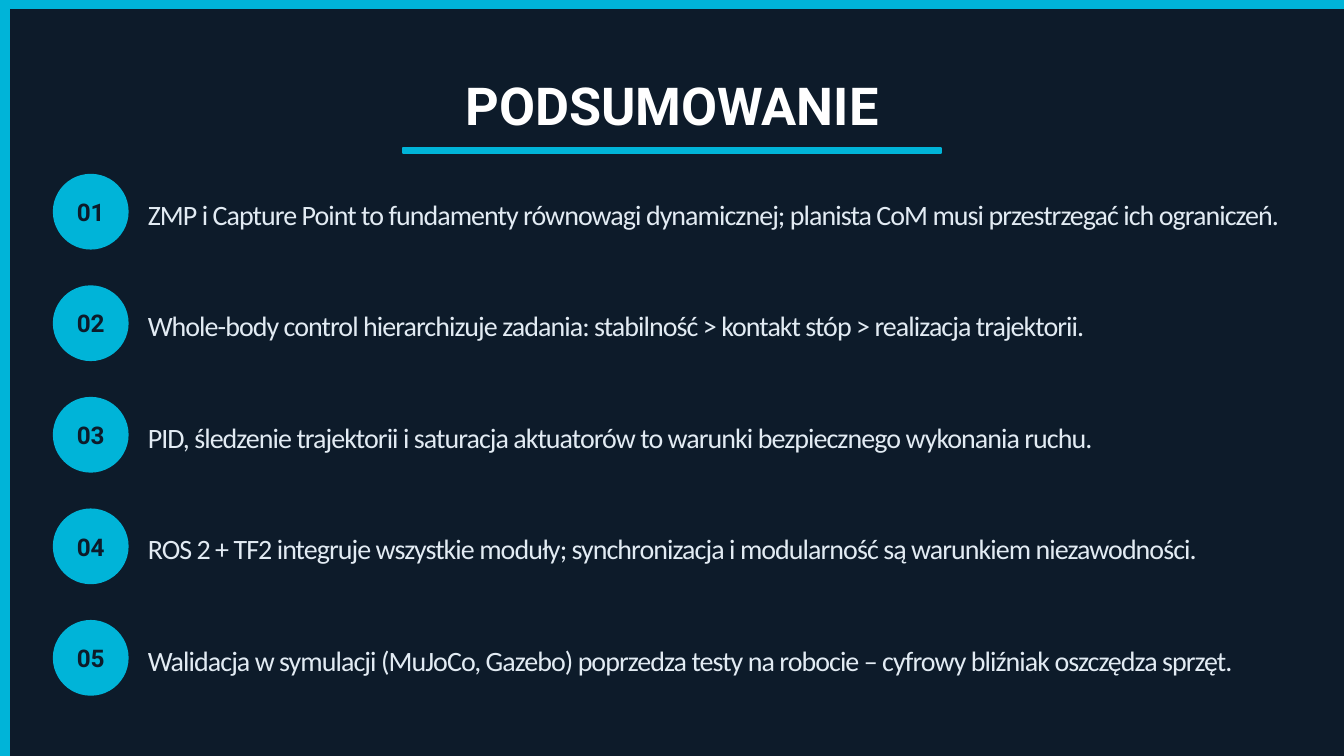
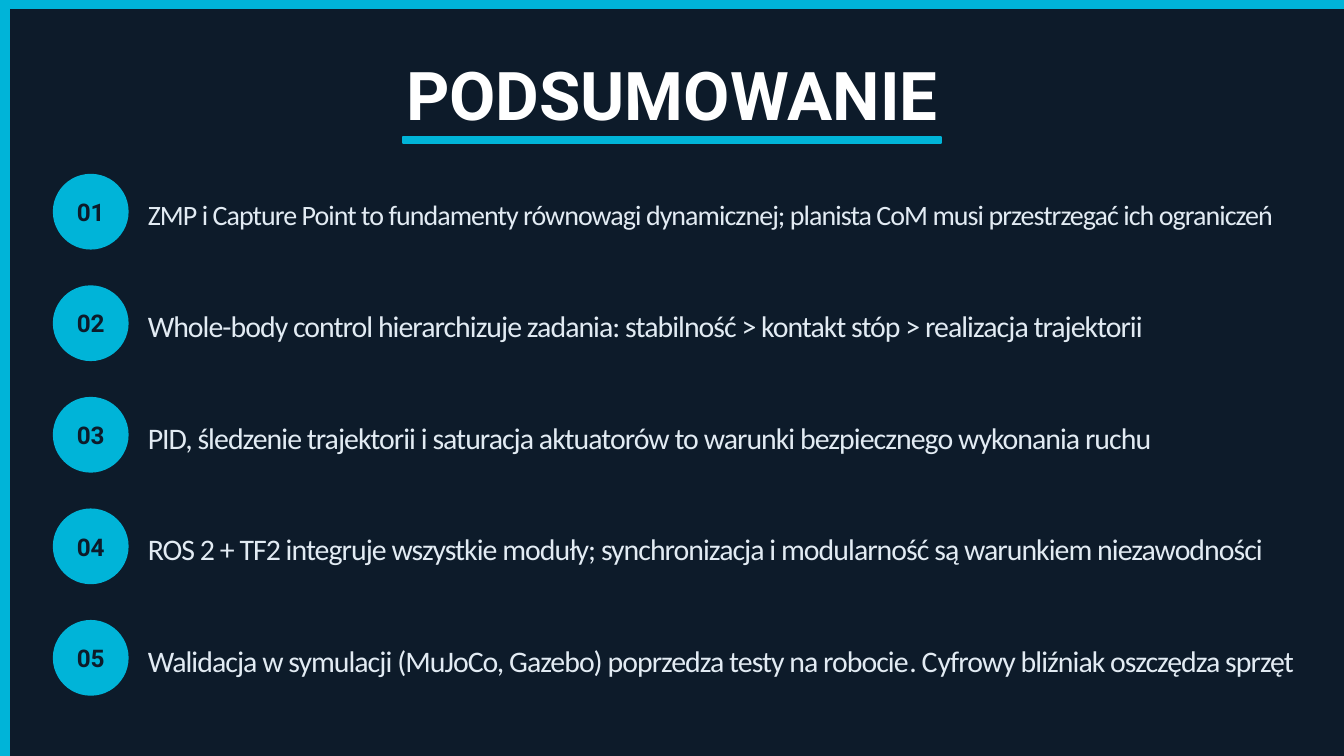
Before and after one commit to MatPomGit/MobileHub, a slide deck: slide 32 of zajecia/robo/robo_w4.pptx. Drawn at 1344x756 pixels with LibreOffice and Linux fonts; fonts in the diff are those of the drawing. Boxes give left, top, right and bottom in pixels: in the first picture for what was removed or moved away, otherwise in the second. Text is boxed around its words. In the diff, an @@ line names an element or a change of style, - is before the commit and + after.

```diff
--- a/zajecia/robo/robo_w4.pptx
+++ b/zajecia/robo/robo_w4.pptx
@@ text "PODSUMOWANIE": place and size @@
-text "PODSUMOWANIE" at bbox=[465, 87, 878, 126]
+text "PODSUMOWANIE" at bbox=[406, 71, 937, 121]
@@ text "PODSUMOWANIE" at bbox=[406, 71, 937, 121]: size 28 to 36 pt @@
@@ rectangle: place and size @@
-rectangle at bbox=[403, 148, 941, 153]
+rectangle at bbox=[403, 137, 941, 142]
@@ text at bbox=[148, 205, 1273, 230]: text changed @@
-ZMP i Capture Point to fundamenty równowagi dynamicznej; planista CoM musi przestrzegać ich ograniczeń.
+ZMP i Capture Point to fundamenty równowagi dynamicznej; planista CoM musi przestrzegać ich ograniczeń
@@ text at bbox=[148, 316, 1143, 342]: text changed; size 15 to 16 pt @@
-Whole-body control hierarchizuje zadania: stabilność > kontakt stóp > realizacja trajektorii.
+Whole-body control hierarchizuje zadania: stabilność > kontakt stóp > realizacja trajektorii
@@ text at bbox=[148, 428, 1151, 454]: text changed; size 15 to 16 pt @@
-PID, śledzenie trajektorii i saturacja aktuatorów to warunki bezpiecznego wykonania ruchu.
+PID, śledzenie trajektorii i saturacja aktuatorów to warunki bezpiecznego wykonania ruchu
@@ text at bbox=[148, 539, 1263, 565]: text changed; size 15 to 16 pt @@
-ROS 2 + TF2 integruje wszystkie moduły; synchronizacja i modularność są warunkiem niezawodności.
+ROS 2 + TF2 integruje wszystkie moduły; synchronizacja i modularność są warunkiem niezawodności
@@ text at bbox=[148, 650, 1294, 677]: text changed; size 15 to 16 pt @@
-Walidacja w symulacji (MuJoCo, Gazebo) poprzedza testy na robocie – cyfrowy bliźniak oszczędza sprzęt.
+Walidacja w symulacji (MuJoCo, Gazebo) poprzedza testy na robocie. Cyfrowy bliźniak oszczędza sprzęt
```
Also in this commit, not shown: 24 other slides changed, 9 other files.
